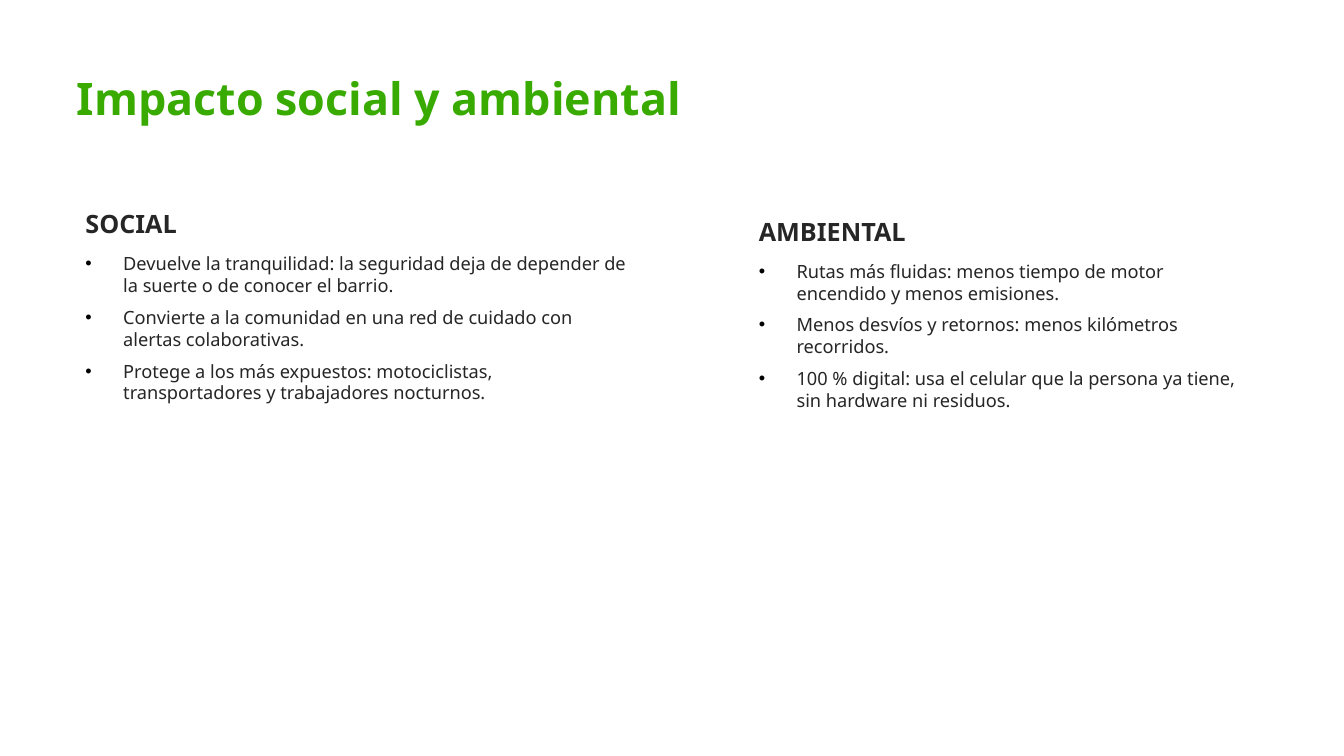
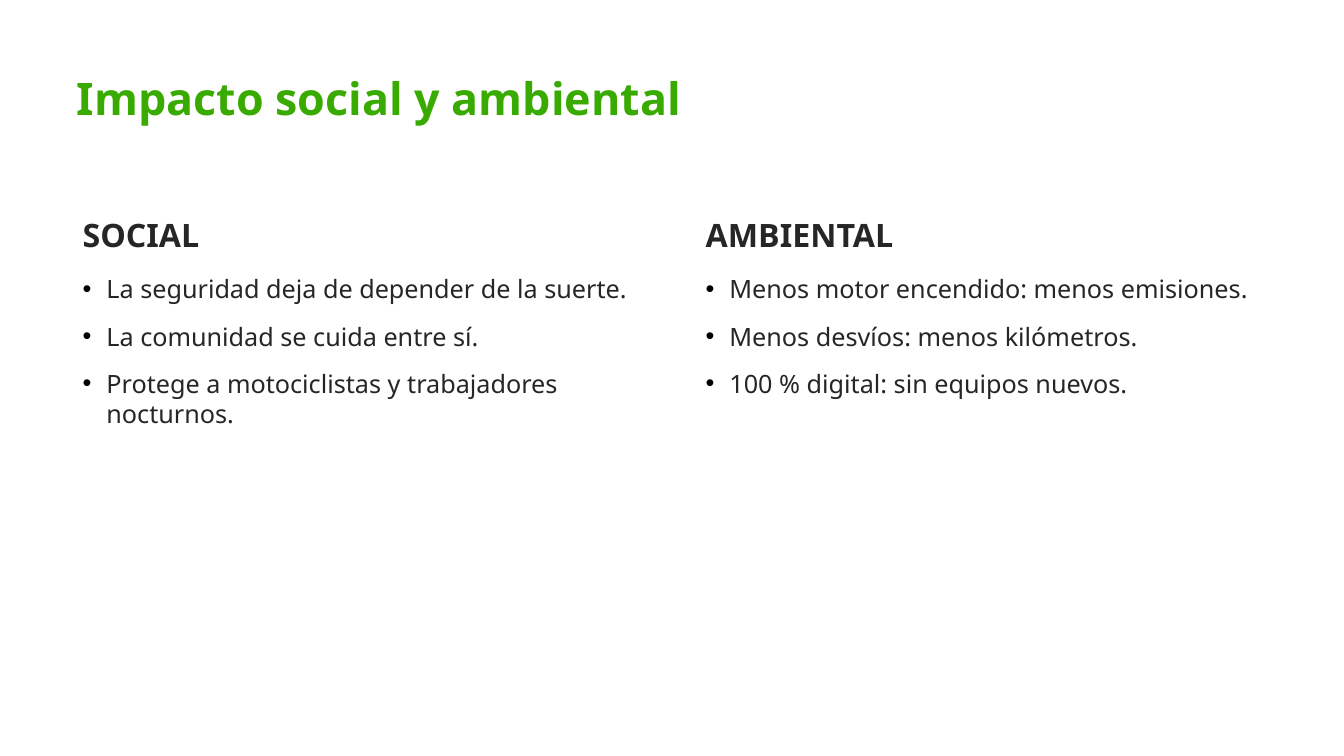
Before and after one commit to gabycastabaryo3-cmd/media-tecnica, a slide deck: slide 7 of docs/presentacion.pptx. Drawn at 1344x756 pixels with LibreOffice and Linux fonts; fonts in the diff are those of the drawing; background and template pictures are left out. Boxes give left, top, right and bottom in pixels: in the first picture for what was removed or moved away, otherwise in the second. Text is boxed around its words. In the diff, an @@ line names an element or a change of style, - is before the commit and + after.

Commit message:
Presentacion: texto reducido a lo esencial y guion personal de Oscar

```diff
--- a/docs/presentacion.pptx
+++ b/docs/presentacion.pptx
@@ text "SOCIAL" at <box>83,223,626,424</box>: vertical alignment middle to top @@
@@ text at <box>83,223,200,248</box>: size 18 to 23 pt in "SOCIAL"; more space between paragraphs @@
@@ text "AMBIENTAL" at <box>706,224,1248,399</box>: vertical alignment middle to top @@
@@ text at <box>706,224,894,247</box>: size 18 to 23 pt in "AMBIENTAL"; indent changed; more space between paragraphs @@
@@ text at <box>106,279,626,424</box>: text changed; size 13 to 18 pt @@
-• Devuelve la tranquilidad: la seguridad deja de depender de la suerte o de conocer el barrio.
-• Convierte a la comunidad en una red de cuidado con alertas colaborativas.
-• Protege a los más expuestos: motociclistas, transportadores y trabajadores nocturnos.
+• La seguridad deja de depender de la suerte.
+• La comunidad se cuida entre sí.
+• Protege a motociclistas y trabajadores nocturnos.
@@ text at <box>729,279,1248,399</box>: text changed; size 13 to 18 pt @@
-• Rutas más fluidas: menos tiempo de motor encendido y menos emisiones.
-• Menos desvíos y retornos: menos kilómetros recorridos.
-• 100 % digital: usa el celular que la persona ya tiene, sin hardware ni residuos.
+• Menos motor encendido: menos emisiones.
+• Menos desvíos: menos kilómetros.
+• 100 % digital: sin equipos nuevos.
```
Also in this commit, not shown: 8 other slides changed, 2 other files.
